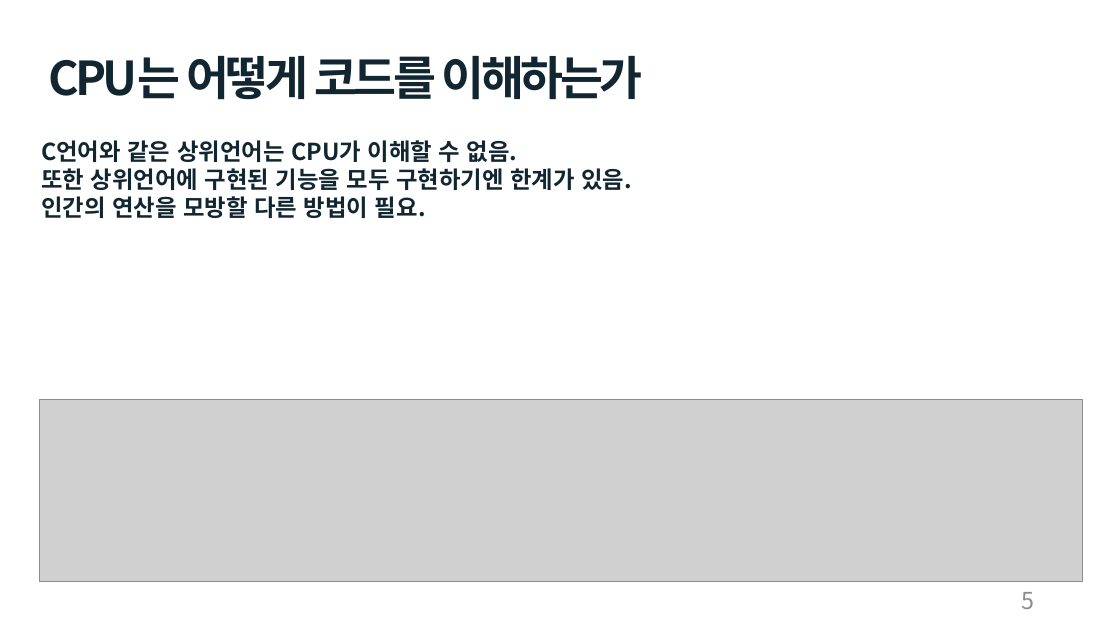
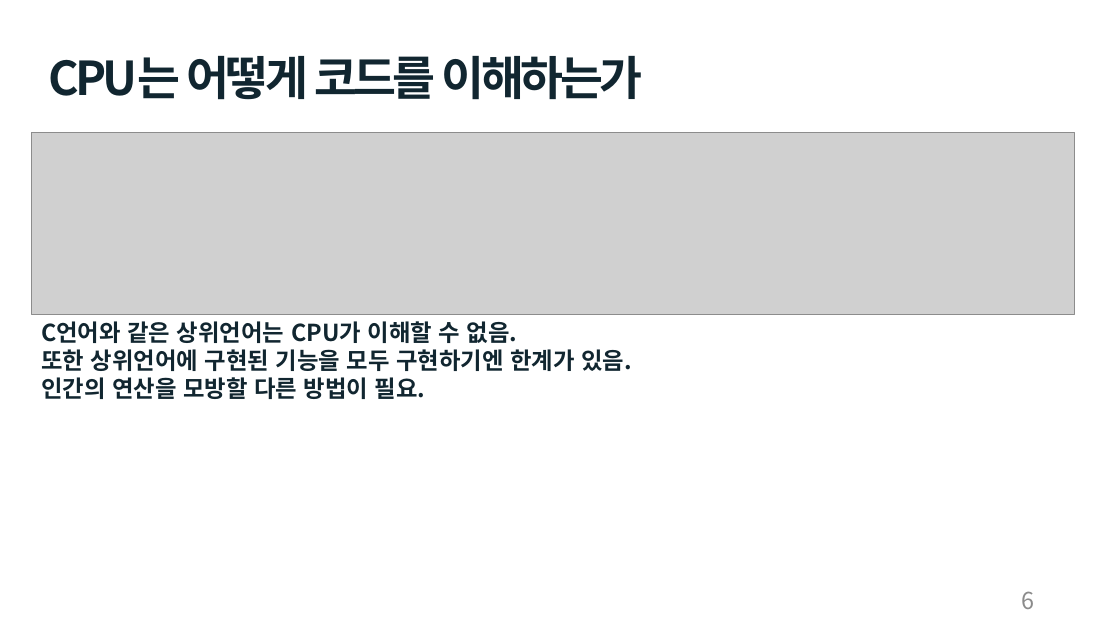
Before and after one commit to cong2738/my_RISC-V, a slide deck: slide 6 of Single Cycle RISC-V 발표_박호윤.pptx (slide 5 before the commit). Drawn at 1120x630 pixels with LibreOffice and Linux fonts; fonts in the diff are those of the drawing; grey boxes stand for pictures. Boxes give left, top, right and bottom in pixels: in the first picture for what was removed or moved away, otherwise in the second. Text is boxed around its words. In the diff, an @@ line names an element or a change of style, - is before the commit and + after.

```diff
--- a/Single Cycle RISC-V 발표_박호윤.pptx
+++ b/Single Cycle RISC-V 발표_박호윤.pptx
@@ picture: place and size @@
-picture at box(39, 400, 1083, 581)
+picture at box(32, 132, 1075, 313)
@@ text "C언어와 같은 상위언어는 CPU가 이해할 ...": place and size @@
-text "C언어와 같은 상위언어는 CPU가 이해할 ..." at box(41, 140, 632, 218)
+text "C언어와 같은 상위언어는 CPU가 이해할 ..." at box(41, 321, 632, 399)
@@ page number at box(1021, 591, 1034, 609): text changed @@
-5
+6
```
Also in this commit, not shown: 3 other slides changed, 2 slides added.
